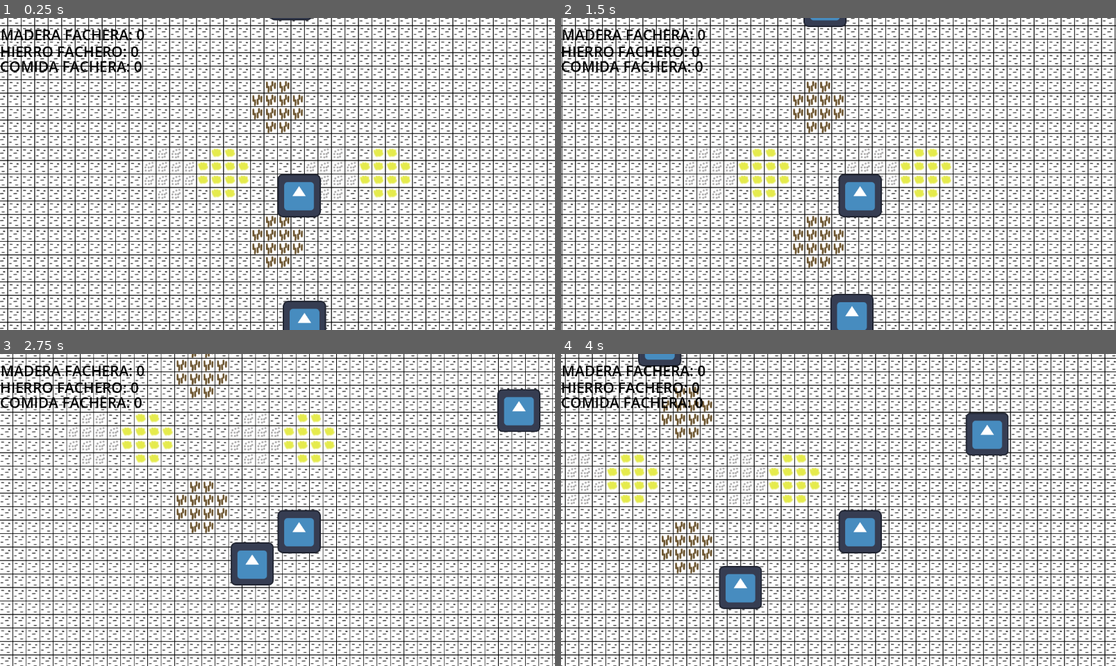
Above: before the commit, frames 1-4 (two rows, left to right).
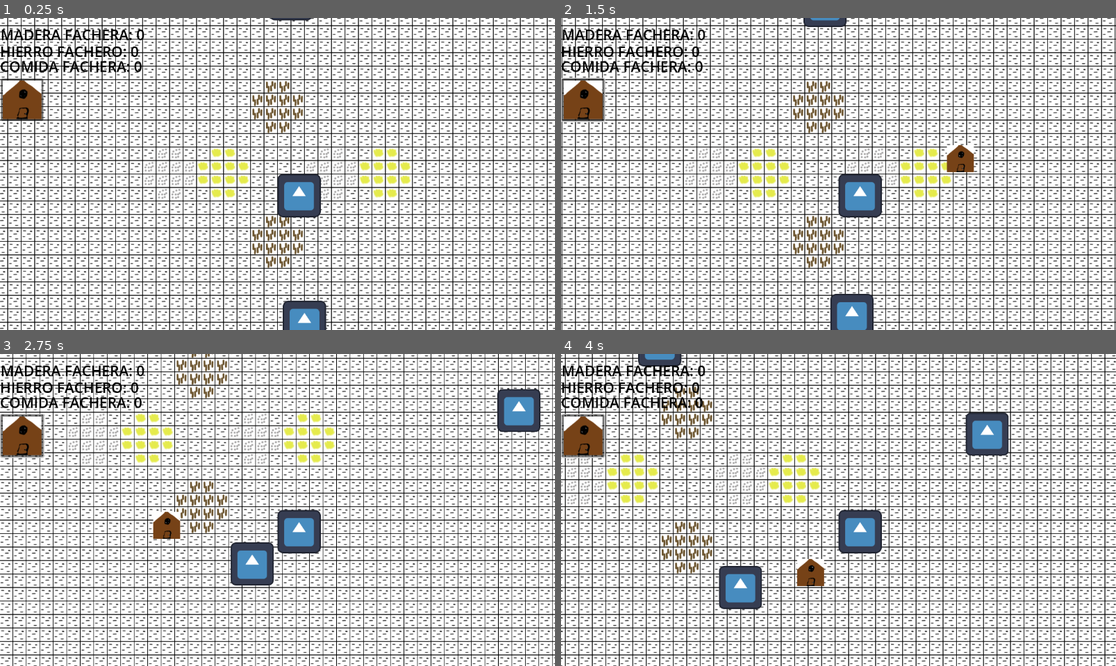
Above: after the commit, the same moments.

Repository: QuaaDev/Juego-Proyecto
Game: Godot game, scene res://Scene/Nucleo.tscn
Same seed, same stepped clock (60 frames per second), same inputs: the game is played once before the commit and once after it. The engine's default icon, where the game draws it, is replaced by a stand-in: a white triangle on a blue panel in a dark square.
Inputs (mouse positions are in pixels of both pictures, inside the frame that each line leads up to):
- Up to frame 1 (0.25 s): no input
- Up to frame 2 (1.5 s): click (583, 99) at 0.52 s; move the mouse to (960, 158) at 1.27 s; hold Right (ui_right) from 1.28 s (still down)
- Up to frame 3 (2.75 s): move the mouse to (166, 525) at 2.02 s; release Right (ui_right) at 2.03 s; hold Down (ui_down) from 2.03 s (still down)
- Up to frame 4 (4 s): move the mouse to (894, 441) at 2.77 s; release Down (ui_down) at 2.78 s; hold Right (ui_right) 2.78-3.53 s; move the mouse to (810, 572) at 3.52 s; hold Up (ui_up) from 3.53 s (still down)

The runs differ from the first frame. In frame 1, 0.9% of the frame differs, in the area x 0-8%, y 19-34%; in frame 2, 1.4%; in frame 3, 1.4%, in the area x 0-33%, y 19-60%; in frame 4, 1.4%.

Commit message:
Primer avance edificios
Agregando el boton para agregar edificios, junto a detalles como sprite, ui y etc

Diff:
--- /dev/null
+++ b/TodoJunto/Scene/CanvasPrincipal.tscn
@@ -0,0 +1,40 @@
+[gd_scene load_steps=4 format=3 uid="uid://u66pviw2ko76"]
+
+[ext_resource type="Script" path="res://Script/ControladorCanvas.gd" id="1_r3ym5"]
+[ext_resource type="Texture2D" uid="uid://bd272wqgynl1f" path="res://Assets/CasaBeta.png" id="2_ee6ln"]
+
+[sub_resource type="LabelSettings" id="LabelSettings_d3b7q"]
+font_size = 30
+font_color = Color(0, 0, 0, 1)
+
+[node name="CanvasLayer" type="CanvasLayer"]
+script = ExtResource("1_r3ym5")
+
+[node name="Madera" type="Label" parent="."]
+offset_left = 1.0
+offset_top = 13.0
+offset_right = 415.0
+offset_bottom = 90.0
+text = "MADERA FACHERA:"
+label_settings = SubResource("LabelSettings_d3b7q")
+
+[node name="Hierro" type="Label" parent="."]
+offset_top = 48.0
+offset_right = 396.0
+offset_bottom = 118.0
+text = "HIERRO FACHERO:"
+label_settings = SubResource("LabelSettings_d3b7q")
+
+[node name="Comida" type="Label" parent="."]
+offset_top = 79.0
+offset_right = 408.0
+offset_bottom = 181.0
+text = "COMIDA FACHERA:"
+label_settings = SubResource("LabelSettings_d3b7q")
+
+[node name="Button" type="Button" parent="."]
+offset_left = 2.0
+offset_top = 126.0
+offset_right = 90.0
+offset_bottom = 214.0
+icon = ExtResource("2_ee6ln")
--- a/TodoJunto/Scene/Nucleo.tscn
+++ b/TodoJunto/Scene/Nucleo.tscn
@@ -1,7 +1,8 @@
-[gd_scene load_steps=5 format=3 uid="uid://cem14uls4kwk"]
+[gd_scene load_steps=6 format=3 uid="uid://cem14uls4kwk"]
 
 [ext_resource type="PackedScene" uid="uid://ktpc5u1xfekm" path="res://Scene/Suelo.tscn" id="1_osif7"]
 [ext_resource type="Script" path="res://Script/ControladorEscena.gd" id="1_tgs13"]
+[ext_resource type="PackedScene" uid="uid://u66pviw2ko76" path="res://Scene/CanvasPrincipal.tscn" id="2_noyj7"]
 [ext_resource type="PackedScene" uid="uid://crlwn3x2guj00" path="res://Scene/Player.tscn" id="3_xxmsj"]
 [ext_resource type="PackedScene" uid="uid://dudb84bw4lo4s" path="res://Scene/aldeano.tscn" id="4_rd3sf"]
 
@@ -11,6 +12,8 @@
 
 [node name="EscenaPrincipal" type="Node" parent="Menu"]
 script = ExtResource("1_tgs13")
+
+[node name="CanvasLayer" parent="Menu/EscenaPrincipal" instance=ExtResource("2_noyj7")]
 
 [node name="Suelo" parent="Menu/EscenaPrincipal" instance=ExtResource("1_osif7")]
 
--- /dev/null
+++ b/TodoJunto/Scene/SceneSecundarios/EdificioSeleccionado.tscn
@@ -0,0 +1,6 @@
+[gd_scene load_steps=2 format=3 uid="uid://wvflmdqno28r"]
+
+[ext_resource type="Texture2D" uid="uid://bd272wqgynl1f" path="res://Assets/CasaBeta.png" id="1_3o0kt"]
+
+[node name="Sprite2D" type="Sprite2D"]
+texture = ExtResource("1_3o0kt")
--- a/TodoJunto/Scene/Suelo.tscn
+++ b/TodoJunto/Scene/Suelo.tscn
@@ -1,11 +1,7 @@
-[gd_scene load_steps=6 format=3 uid="uid://ktpc5u1xfekm"]
+[gd_scene load_steps=5 format=3 uid="uid://ktpc5u1xfekm"]
 
 [ext_resource type="Texture2D" uid="uid://pd63m70gji" path="res://Assets/PisoBeta.png" id="1_gv26j"]
-[ext_resource type="Script" path="res://Script/ControladorCanvas.gd" id="2_6u3e8"]
-
-[sub_resource type="LabelSettings" id="LabelSettings_d3b7q"]
-font_size = 30
-font_color = Color(0, 0, 0, 1)
+[ext_resource type="Script" path="res://Script/ControladorSuelo.gd" id="1_lkm7l"]
 
 [sub_resource type="TileSetAtlasSource" id="TileSetAtlasSource_7335a"]
 texture = ExtResource("1_gv26j")
@@ -28,32 +24,8 @@
 physics_layer_0/collision_layer = 1
 sources/0 = SubResource("TileSetAtlasSource_7335a")
 
-[node name="Suelo" type="Node"]
-
-[node name="CanvasLayer" type="CanvasLayer" parent="."]
-script = ExtResource("2_6u3e8")
-
-[node name="Madera" type="Label" parent="CanvasLayer"]
-offset_left = 1.0
-offset_top = 13.0
-offset_right = 415.0
-offset_bottom = 90.0
-text = "MADERA FACHERA:"
-label_settings = SubResource("LabelSettings_d3b7q")
-
-[node name="Hierro" type="Label" parent="CanvasLayer"]
-offset_top = 48.0
-offset_right = 396.0
-offset_bottom = 118.0
-text = "HIERRO FACHERO:"
-label_settings = SubResource("LabelSettings_d3b7q")
-
-[node name="Comida" type="Label" parent="CanvasLayer"]
-offset_top = 79.0
-offset_right = 408.0
-offset_bottom = 181.0
-text = "COMIDA FACHERA:"
-label_settings = SubResource("LabelSettings_d3b7q")
+[node name="Suelo" type="Node2D"]
+script = ExtResource("1_lkm7l")
 
 [node name="TileMap" type="TileMap" parent="."]
 tile_set = SubResource("TileSet_0yk5v")
--- a/TodoJunto/Script/ControladorCanvas.gd
+++ b/TodoJunto/Script/ControladorCanvas.gd
@@ -2,10 +2,17 @@
 @onready var madera = $Madera
 @onready var hierro = $Hierro
 @onready var comida = $Comida
+@onready var button = $Button
+@onready var yo_mismo = $"."
+@onready var suelo = $"../Suelo"
+
+@onready var escena_sprite_edificio = preload("res://Scene/SceneSecundarios/EdificioSeleccionado.tscn")
 func _ready():
 	madera.text = "MADERA FACHERA: 0"
 	hierro.text = "HIERRO FACHERO: 0"
 	comida.text = "COMIDA FACHERA: 0"
+	#Se conecta el boton
+	button.pressed.connect(suelo.boton_apretado)
 func actualizar_recursos (recurso, cantidad):
 	if recurso == 1:
 		hierro.text = "HIERRO FACHERO: " + str(cantidad)
--- a/TodoJunto/Script/ControladorEscena.gd
+++ b/TodoJunto/Script/ControladorEscena.gd
@@ -5,7 +5,7 @@
 var cantidad_madera = 0
 #Hierro 1 comida 2 madera 3
 @onready var suelo = $Suelo
-@onready var canvas = $"Suelo/CanvasLayer"
+@onready var canvas = $"CanvasLayer"
 func _ready():
 	var recurso1 = Zona_de_recursos.new()
 	suelo.add_child(recurso1)
--- /dev/null
+++ b/TodoJunto/Script/ControladorSuelo.gd
@@ -0,0 +1,19 @@
+extends Node2D
+var existe_sprite = false
+@onready var escena_sprite_edificio = preload("res://Scene/SceneSecundarios/EdificioSeleccionado.tscn")
+# Called when the node enters the scene tree for the first time.
+func _ready():
+	pass # Replace with function body.
+
+
+# Called every frame. 'delta' is the elapsed time since the previous frame.
+func _process(delta):
+	if existe_sprite:
+		get_node("Sprite").position = get_global_mouse_position()
+
+func boton_apretado():
+	if !existe_sprite:
+		var invocar_escena = escena_sprite_edificio.instantiate()
+		invocar_escena.name = "Sprite"
+		add_child(invocar_escena)
+		existe_sprite = true
--- a/TodoJunto/Script/IA_aldeano.gd
+++ b/TodoJunto/Script/IA_aldeano.gd
@@ -28,7 +28,6 @@
 	for i in areas_de_recursos:
 		if i.tipo_recurso == tipo_de_recurso:
 			lista_de_coordenadas_validas.append(i.collision_shape_2d.position)
-	print(lista_de_coordenadas_validas)
 	#Obtiene las coordenadas de todos los recursos
 	#Guarda en lista_de_coordenadas_validas los recursos q coincide con el aldeano
 	#Almacena la diferencia entre las coordenadas en valor absoluto
Binary file added: TodoJunto/Assets/CasaBeta.png
Not shown, added: TodoJunto/Assets/CasaBeta.png.import
Not shown, added: TodoJunto/export_presets.cfg
Not shown, added: TodoJunto/Assets/CasaBeta.psd
